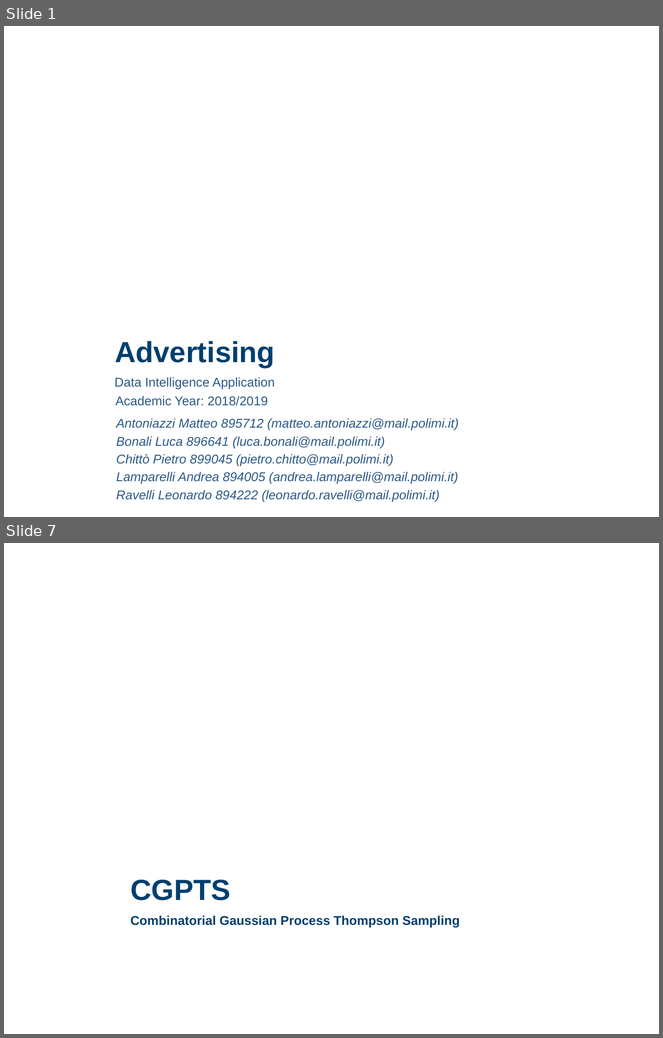
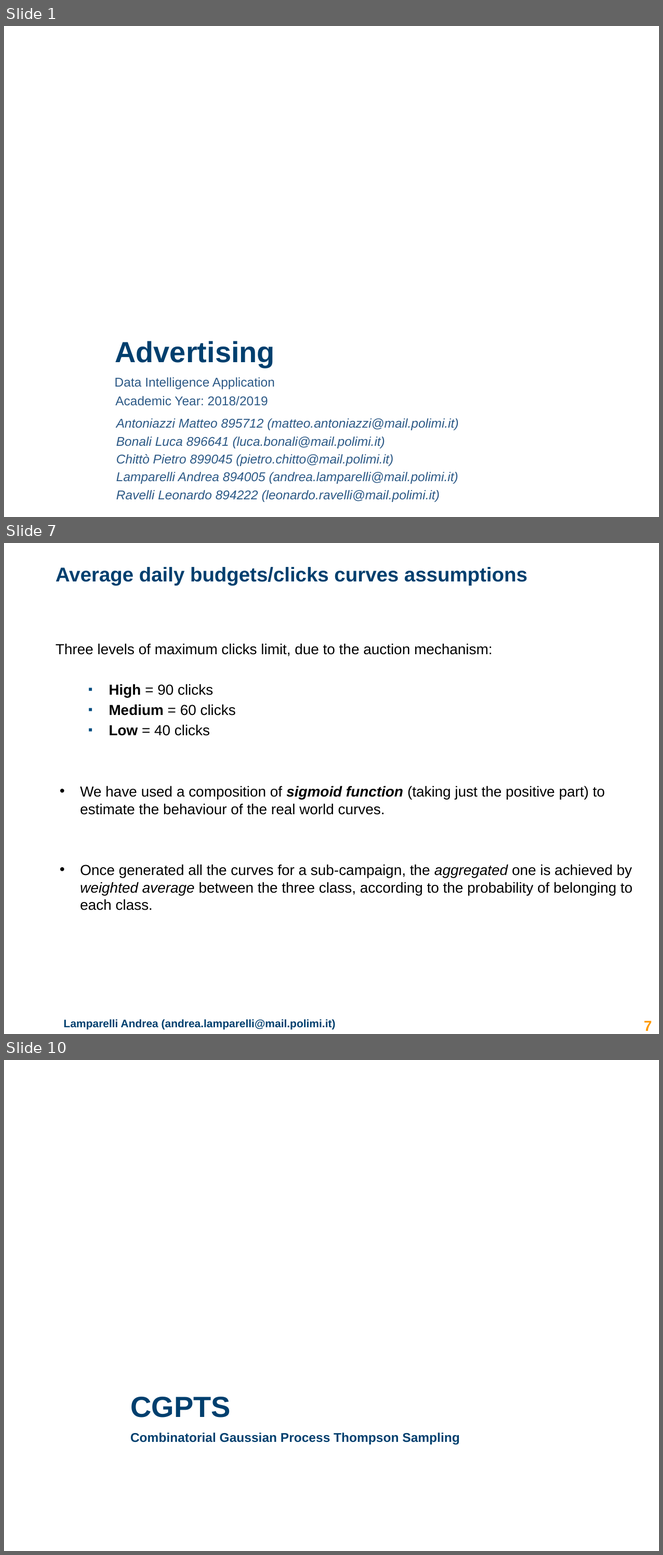
Before and after one commit to lucabonali/AdvertisingDIA, a slide deck: advertising_presentation.pptx. Shown one above the other, each under a label of ours: slides 1 and 7 before the commit, slides 1, 7 and 10 after it; the slides between them are not shown. The pictures are 663x1038 and 663x1555 pixels, drawn with LibreOffice and Linux fonts; fonts in the diff are those of the drawing; background and template pictures are left out. Boxes give left, top, right and bottom in pixels: in the first picture for what was removed or moved away, otherwise in the second. Text is boxed around its words. In the diff, an @@ line names an element or a change of style, - is before the commit and + after.

```diff
--- a/advertising_presentation.pptx
+++ b/advertising_presentation.pptx
@@ slide 7 added at (x1=4, y1=543, x2=659, y2=1034), background #FFFFFF @@
@@ title added at (x1=55, y1=567, x2=528, y2=586), 22 pt, text #003F6E, bold @@
+Average daily budgets/clicks curves assumptions
@@ text added at (x1=55, y1=643, x2=633, y2=911), 16 pt, text #000000 @@
+Three levels of maximum clicks limit, due to the auction mechanism:
+  ▪ High = 90 clicks
+  ▪ Medium = 60 clicks
+  ▪ Low = 40 clicks
+• We have used a composition of sigmoid function (taking just the positive part) to estimate the behaviour of the real world curves.
+• Once generated all the curves for a sub-campaign, the aggregated one is achieved by weighted average between the three class, according to the probability of belonging to each class.
@@ text added at (x1=64, y1=1019, x2=336, y2=1030), 12 pt, text #003F6E, bold @@
+Lamparelli Andrea (andrea.lamparelli@mail.polimi.it)
@@ page number added at (x1=644, y1=1021, x2=652, y2=1031), 16 pt, text #FF9900, bold @@
+7
@@ what was slide 7 is now slide 10 @@
```
Also in this commit, not shown: 3 slides changed, 4 other slides added, 6 slides removed.
